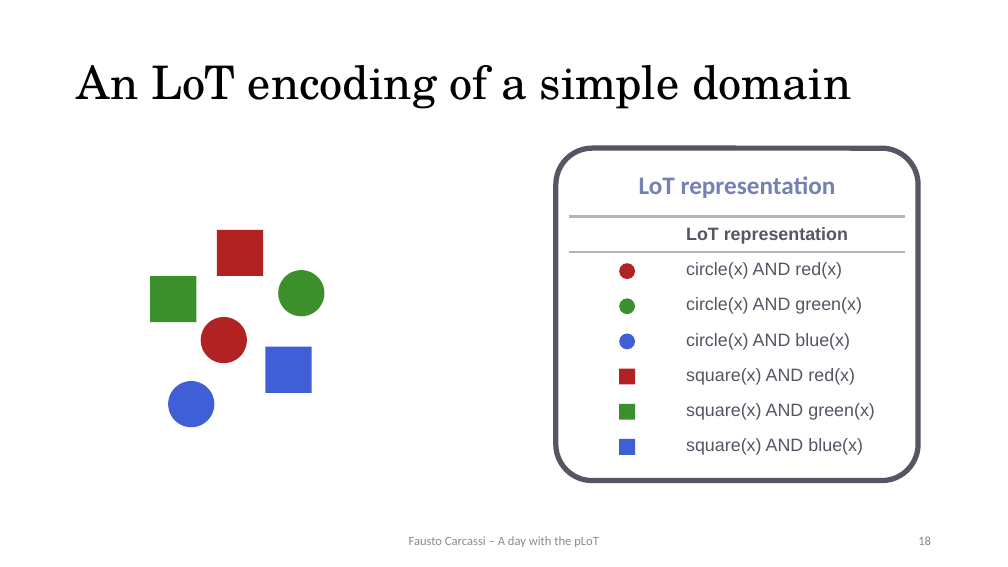
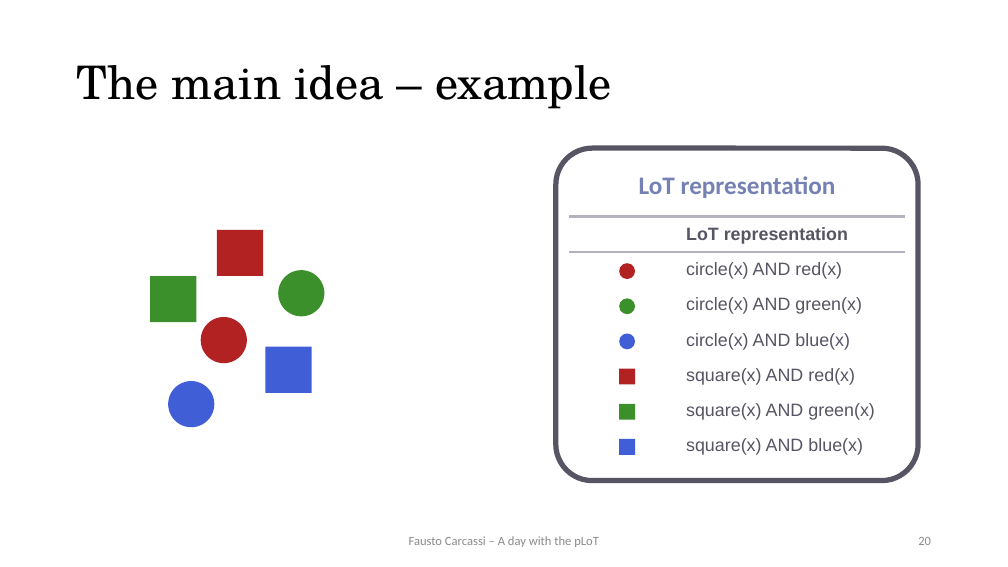
Before and after one commit to thelogicalgrammar/pLoT_workshop, a slide deck: slide 20 of book/lectures/1.pptx (slide 18 before the commit). Drawn at 1008x567 pixels with LibreOffice and Linux fonts; fonts in the diff are those of the drawing. Boxes give left, top, right and bottom in pixels: in the first picture for what was removed or moved away, otherwise in the second. Text is boxed around its words. In the diff, an @@ line names an element or a change of style, - is before the commit and + after.

```diff
--- a/book/lectures/1.pptx
+++ b/book/lectures/1.pptx
@@ title at (77, 65, 611, 109): text changed @@
-An LoT encoding of a simple domain
+The main idea – example
@@ page number at (918, 537, 931, 545): text changed @@
-18
+20
```
Also in this commit, not shown: 8 other slides changed, 6 slides added, 18 other files.
